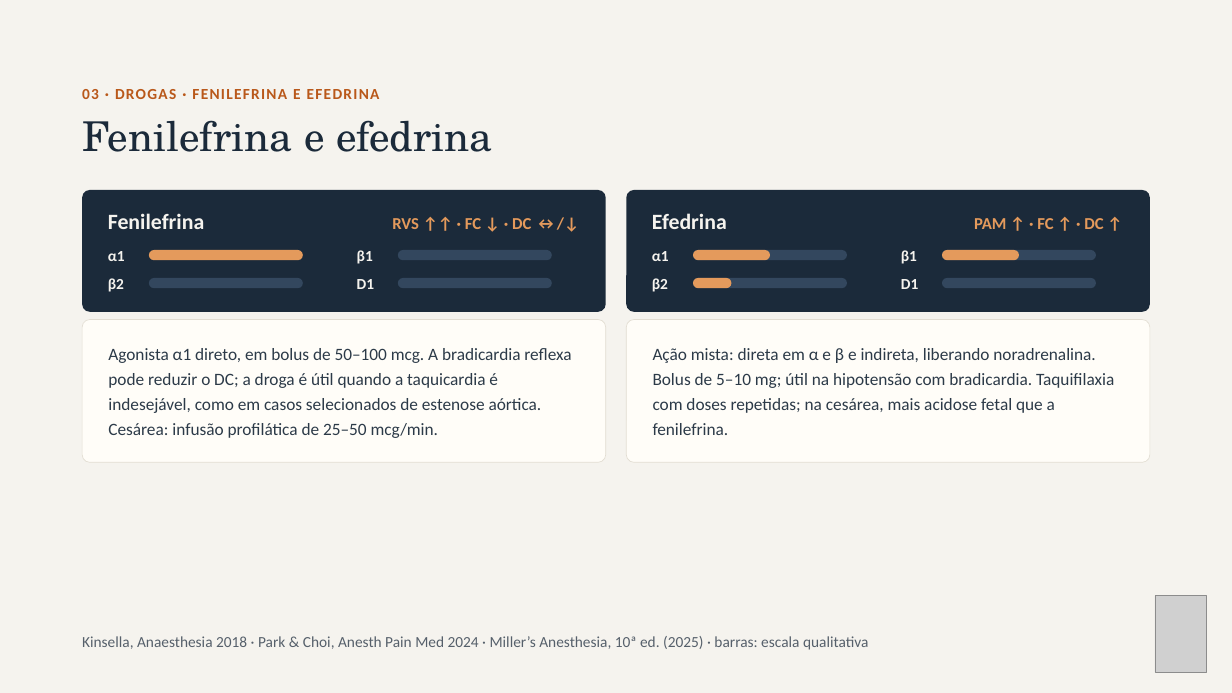
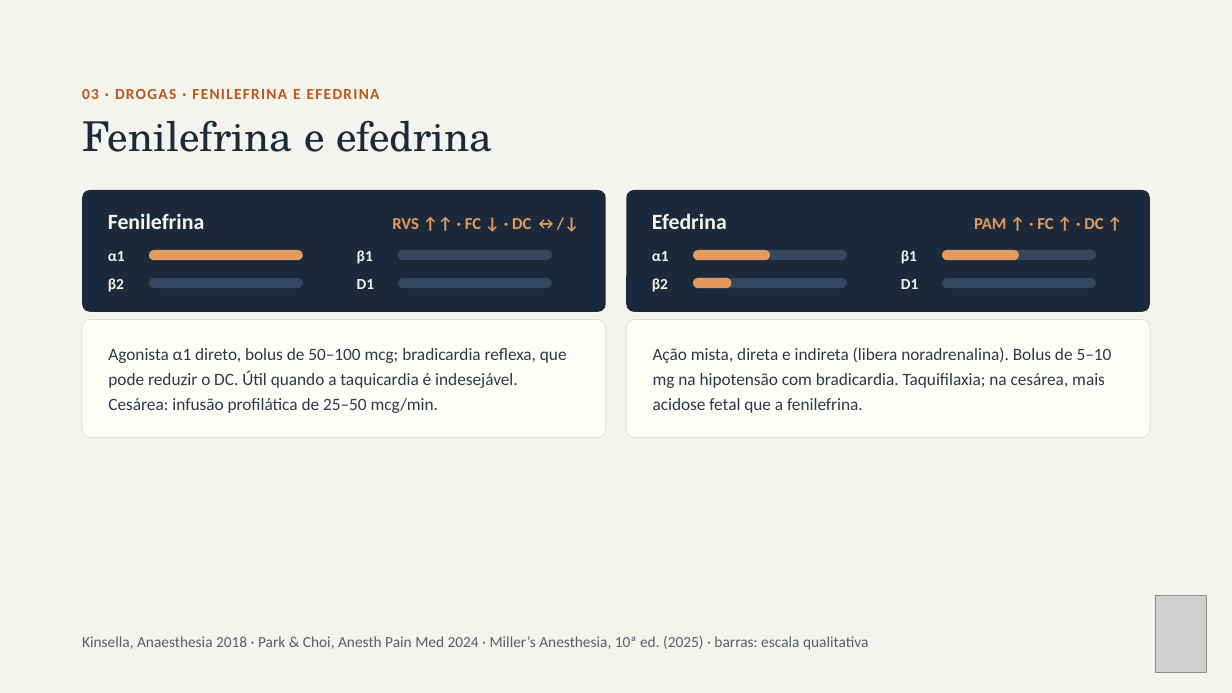
Before and after one commit to brunomoraesdubois-bit/Bruno, a slide deck: slide 13 of apresentacao/Aminas_Vasoativas.pptx (slide 14 before the commit). Drawn at 1232x693 pixels with LibreOffice and Linux fonts; fonts in the diff are those of the drawing; grey boxes stand for pictures. Boxes give left, top, right and bottom in pixels: in the first picture for what was removed or moved away, otherwise in the second. Text is boxed around its words. In the diff, an @@ line names an element or a change of style, - is before the commit and + after.

```diff
--- a/apresentacao/Aminas_Vasoativas.pptx
+++ b/apresentacao/Aminas_Vasoativas.pptx
@@ rounded rectangle: place and size @@
-rounded rectangle at bbox=[82, 320, 606, 463]
+rounded rectangle at bbox=[82, 320, 606, 437]
@@ rounded rectangle at bbox=[82, 320, 606, 437]: proportions changed @@
@@ rounded rectangle at bbox=[627, 320, 1151, 437]: proportions changed @@
@@ rounded rectangle: place and size @@
-rounded rectangle at bbox=[627, 320, 1151, 463]
+rounded rectangle at bbox=[627, 320, 1151, 437]
@@ text at bbox=[108, 348, 567, 413]: text changed @@
-Agonista α1 direto, em bolus de 50–100 mcg. A bradicardia reflexa pode reduzir o DC; a droga é útil quando a taquicardia é indesejável, como em casos selecionados de estenose aórtica. Cesárea: infusão profilática de 25–50 mcg/min.
+Agonista α1 direto, bolus de 50–100 mcg; bradicardia reflexa, que pode reduzir o DC. Útil quando a taquicardia é indesejável. Cesárea: infusão profilática de 25–50 mcg/min.
@@ text at bbox=[653, 347, 1112, 413]: text changed @@
-Ação mista: direta em α e β e indireta, liberando noradrenalina. Bolus de 5–10 mg; útil na hipotensão com bradicardia. Taquifilaxia com doses repetidas; na cesárea, mais acidose fetal que a fenilefrina.
+Ação mista, direta e indireta (libera noradrenalina). Bolus de 5–10 mg na hipotensão com bradicardia. Taquifilaxia; na cesárea, mais acidose fetal que a fenilefrina.
```
Also in this commit, not shown: 16 other slides changed, 26 other files.
